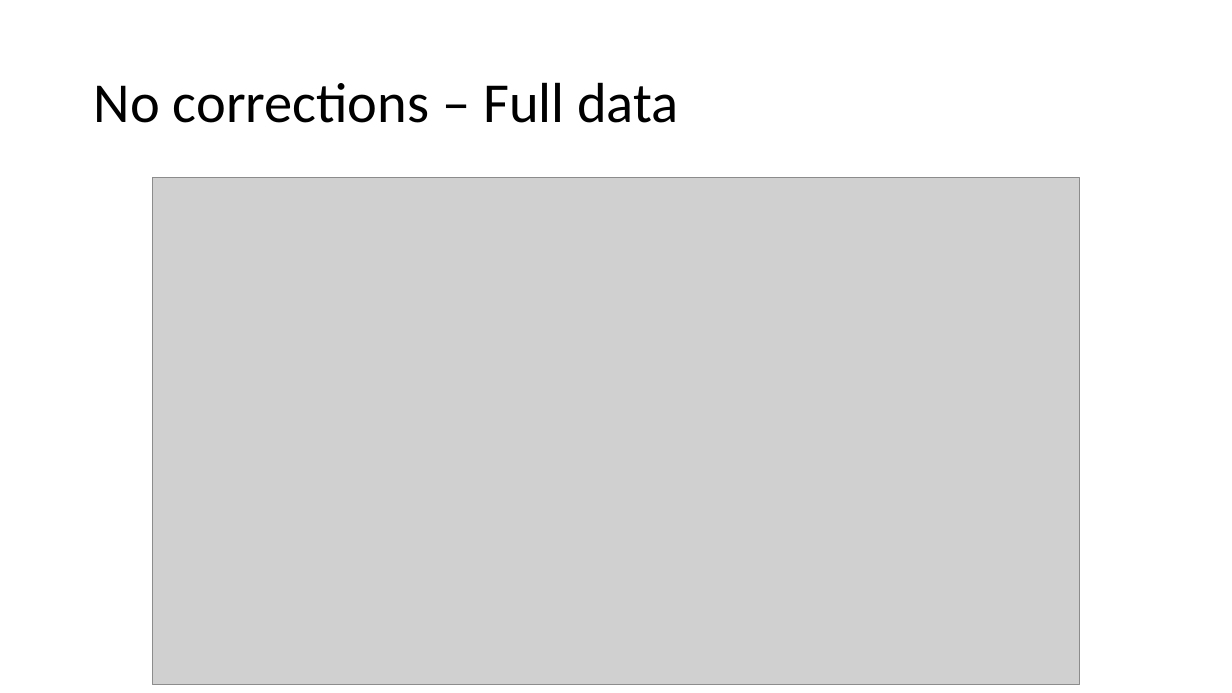
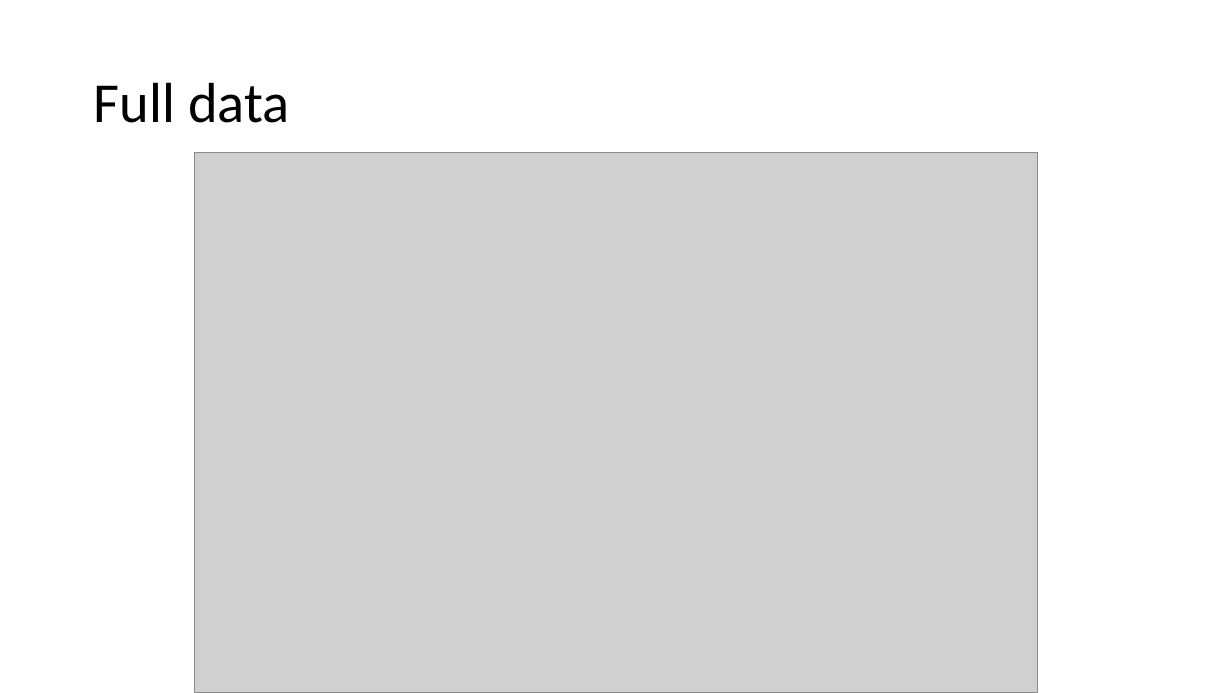
Before and after one commit to Slendercoder/DCL-DataAnalysis, a slide deck: slide 2 of DataCorrection.pptx. Drawn at 1232x693 pixels with LibreOffice and Linux fonts; fonts in the diff are those of the drawing; grey boxes stand for pictures. Boxes give left, top, right and bottom in pixels: in the first picture for what was removed or moved away, otherwise in the second. Text is boxed around its words. In the diff, an @@ line names an element or a change of style, - is before the commit and + after.

```diff
--- a/DataCorrection.pptx
+++ b/DataCorrection.pptx
@@ title at box(94, 82, 289, 123): text changed @@
-No corrections – Full data
+Full data
@@ picture: place and size @@
-picture at box(152, 177, 1080, 685)
+picture at box(194, 152, 1038, 693)
```
Also in this commit, not shown: 4 other slides changed, 4 slides added, 2 slides removed, 30 other files.
